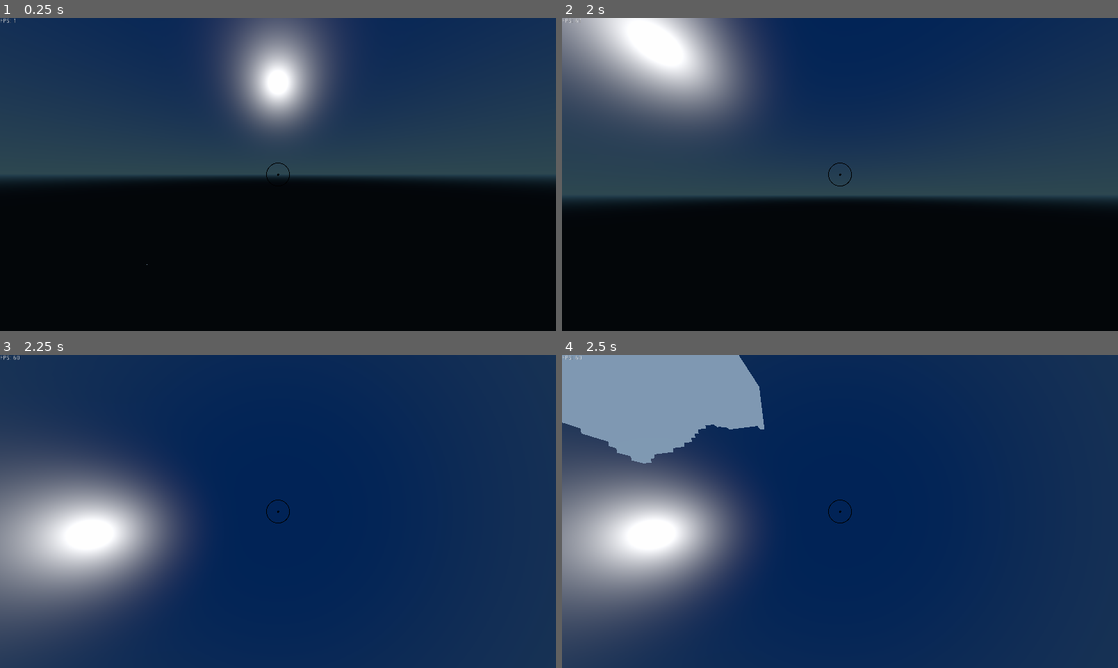
Above: before the commit, frames 1-4 (two rows, left to right).
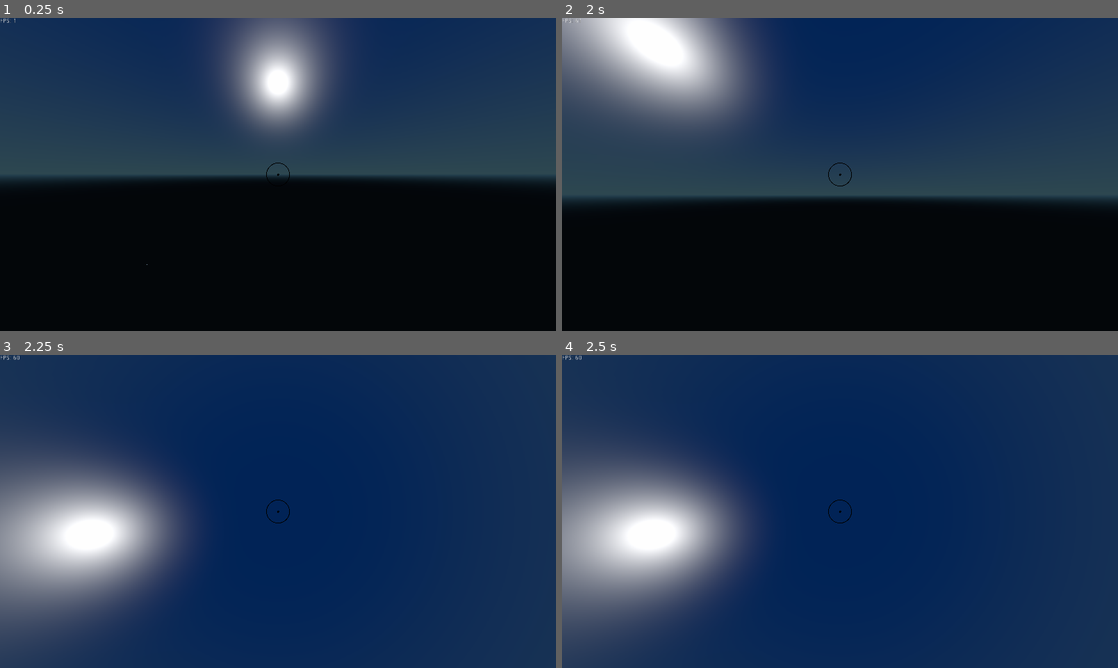
Above: after the commit, the same moments.

Repository: ThomBogers/blocks
Game: Godot game, scene res://scenes/Main.tscn
The game is run twice, just before and just after one commit, with the same random seed, the same clock (stepped at 60 frames per second) and the same inputs.
Inputs (mouse positions are in pixels of both pictures, inside the frame that each line leads up to):
- Up to frame 1 (0.25 s): no input
- Up to frame 2 (2 s): tap Enter at 0.5 s; move the mouse to (962, 158) at 0.52 s; press the mouse at (962, 158) at 0.53 s; hold D (game_right) 0.53-1.28 s; tap Space (game_up) at 1.25 s; move the mouse to (728, 190) at 1.27 s; release the mouse at (728, 190) at 1.28 s; hold S (game_back) from 1.28 s (still down); right-click (728, 190) at 1.35 s
- Up to frame 3 (2.25 s): tap Enter at 2 s; move the mouse to (333, 442) at 2.02 s; release S (game_back) at 2.03 s; hold D (game_right) from 2.03 s (still down); hold E (game_godmode) from 2.03 s (still down)
- Up to frame 4 (2.5 s): keep holding D (game_right); keep holding E (game_godmode)

Frames 1-3 are identical in both runs. In frame 4, 9.5% of the frame differs, in the area x 0-37%, y 0-35%.

Commit message:
Fix should render for >1 non transparent block

Diff:
--- a/src/world/Chunk.gd
+++ b/src/world/Chunk.gd
@@ -308,10 +308,7 @@
 	should_ret  = false
 	should_flip = false
 
-	if current_type == next_type:
-		should_ret = true
-
-	elif _block_type_is_transparent(current_type) and _block_type_is_transparent(next_type):
+	if _block_type_is_transparent(current_type) == _block_type_is_transparent(next_type):
 		should_ret = true
 
 	elif _block_type_is_transparent(current_type) and not _block_type_is_transparent(next_type):
